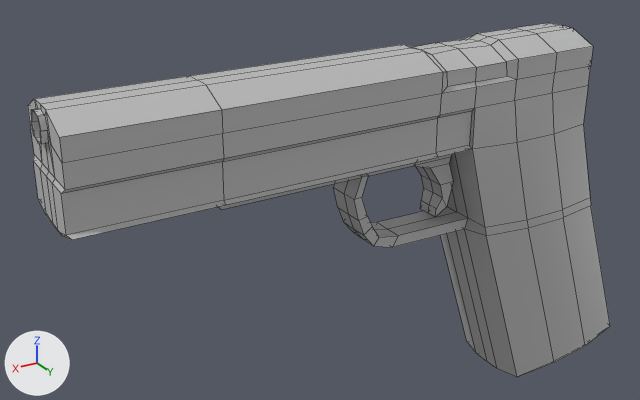
The FBX model FIT3145_Assignment1/Assets/Resources/Models/Weapons/Model_Pistol.fbx as it was, and as the next commit left it.
One viewpoint serves both versions: a 50 mm camera at (0.0637, 0.0889, 0.0517) aimed at (0.0066, -0.0062, 0.0042). Arrows for +X, +Y and +Z are at lower left; the lights stay in place. Mesh edges are drawn as thin lines. Where no turn or scale is listed for an object, it has been applied to the vertices.
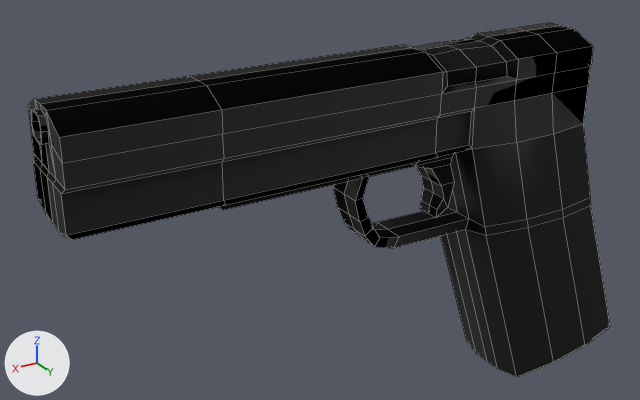
Diff of the bpy script that builds the scene:
```diff
--- a/FIT3145_Assignment1/Assets/Resources/Models/Weapons/Model_Pistol.fbx.py
+++ b/FIT3145_Assignment1/Assets/Resources/Models/Weapons/Model_Pistol.fbx.py
@@ img_pistoltexture_png @@
+img_pistoltexture_png = load_image('PistolTexture.png', '../../Textures/PistolTexture.png', 1024, 1024, 'sRGB')
@@ img_pistoltexture_bump_png @@
+img_pistoltexture_bump_png = load_image('PistolTexture_BUMP.png', '../../Textures/PistolTexture_BUMP.png', 1024, 1024, 'Non-Color')
@@ mat_pistolmat @@
+mat_pistolmat = bpy.data.materials.new('PistolMat')
+# uses the picture img_pistoltexture_bump_png
+# uses the picture img_pistoltexture_png
@@ me_mesh @@
 # used by ob_pcube1; location = (-0.0073, 0.0, 0.0151)
-me_mesh.from_pydata(...)  # 328 vertices, 326 faces; spans x -0.0352..0.0514, y -0.007..0.007, z -0.0426..0.01
+me_mesh.from_pydata(...)  # 328 vertices, 326 faces; spans x -0.0351..0.0514, y -0.007..0.007, z -0.0426..0.01
+# me_mesh part 1
+# 6 vertices are removed from x 0.0494..0.0514, y 0.0008..0.0017, z 0.0062..0.0092
+# 16 faces are deleted
+# 67 vertices in x -0.0351..0.0514, y -0.0001..0.0022, z -0.0408..0.01 move by (0.0, 0.0001, 0.0)
+# 44 vertices in x -0.0283..0.051, y 0.0003..0.0024, z -0.0418..0.0096 move by (0.0, 0.0002, 0.0)
+# 16 vertices in x -0.0332..0.0507, y 0.0004..0.0023, z -0.04..0.01 move by (0.0, 0.0003, 0.0)
+# 5 vertices move from x -0.0352..0.0514, y 0.0015..0.0056, z -0.0426..0.0077 to x -0.0351..0.0514, y 0.0019..0.0056, z -0.0426..0.0077
+# 6 vertices are added at (0.0514, 0.0017, 0.0063), (0.0514, 0.0015, 0.0091), (0.0514, 0.0012, 0.0062), (0.0514, 0.0011, 0.0092), (0.0494, 0.0017, 0.0077), (0.0507, 0.0019, 0.0077)
+# 16 new faces join them
+# me_mesh part 2: 310 faces spanning x -0.0351..0.0514, y -0.007..0.007, z -0.0426..0.01 switch from mat_lambert1 (grey #bcbcbc) to mat_pistolmat
```

Boxes (x1, y1, x2, y2) around the edits, measured in the pictures (640 x 400 px; the box of a moved part takes in the faces that stretch with it):
part 1 of me_mesh, moved or reshaped
    both: (32, 23, 593, 377)
part 2 of me_mesh, recoloured (grey to black)
    both: (28, 34, 610, 377)
